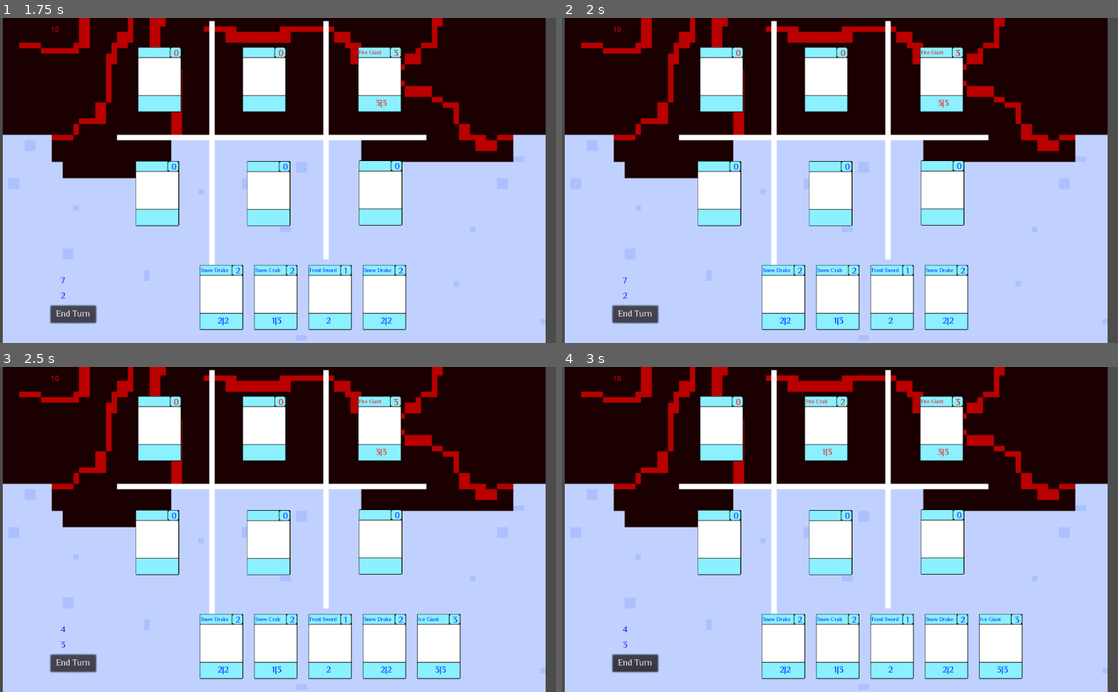
Above: before the commit, frames 1-4 (two rows, left to right).
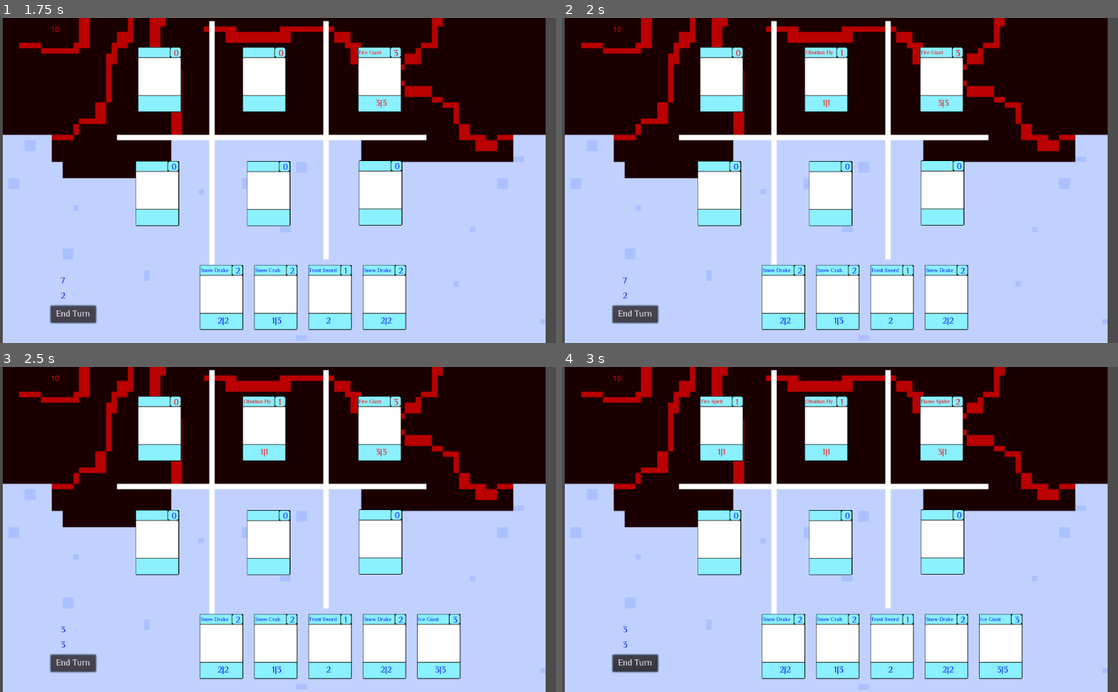
Above: after the commit, the same moments.

Repository: the-alex-g/Frost
Game: Godot game, scene res://Battlefield/Main.tscn
Same seed, same stepped clock (60 frames per second), same inputs: the game is played once before the commit and once after it.
Inputs (mouse positions are in pixels of both pictures, inside the frame that each line leads up to):
- Up to frame 1 (1.75 s): click "End Turn" at 0.5 s; click "End Turn" at 1.25 s
- Up to frame 2 (2 s): no input
- Up to frame 3 (2.5 s): click "End Turn" at 2 s
- Up to frame 4 (3 s): tap Enter at 2.75 s; move the mouse to (717, 542) at 2.77 s; click (717, 542) at 2.92 s

Frame 1 is identical in both runs. In frame 2, less than 0.1% of the frame differs, in the area x 43-51%, y 9-28%; in frame 3, less than 0.1%; in frame 4, 0.2%, in the area x 10-72%, y 9-82%.

Commit message:
Remove enemy enchantments

Diff:
--- a/Project/Battlefield/Battlefield.gd
+++ b/Project/Battlefield/Battlefield.gd
@@ -29,37 +29,37 @@
 
 func _on_Main_selected_card(card):
 	if lastpressed == 1:
-		if not card["enchantment"]:
+		if card["type"] != "enchantment":
 			card1.damage = card["damage"]
 			card1.health = card["health"]
 			card1.cardname = card["name"]
 			card1.cost = card["cost"]
 			emit_signal("used")
-		elif card["enchantment"] and card1.cardname != "":
+		elif card["type"] == "enchantment" and card1.cardname != "":
 			card1.health += card["health"]
 			card1.damage += card["health"]
 			emit_signal("used")
 		card1.generate_text()
 	elif lastpressed == 2:
-		if not card["enchantment"]:
+		if card["type"] != "enchantment":
 			card2.damage = card["damage"]
 			card2.health = card["health"]
 			card2.cardname = card["name"]
 			card2.cost = card["cost"]
 			emit_signal("used")
-		elif card["enchantment"] and card2.cardname != "":
+		elif card["type"] == "enchantment" and card2.cardname != "":
 			card2.health += card["health"]
 			card2.damage += card["damage"]
 			emit_signal("used")
 		card2.generate_text()
 	elif lastpressed == 3:
-		if not card["enchantment"]:
+		if card["type"] != "enchantment":
 			card3.damage = card["damage"]
 			card3.health = card["health"]
 			card3.cardname = card["name"]
 			card3.cost = card["cost"]
 			emit_signal("used")
-		elif card["enchantment"] and card3.cardname != "":
+		elif card["type"] == "enchantment" and card3.cardname != "":
 			card3.health += card["health"]
 			card3.damage += card["damage"]
 			emit_signal("used")
@@ -109,7 +109,7 @@
 	var played1:bool = false
 	var played2:bool = false
 	var played3:bool = false
-	if not card["enchantment"]:
+	if card["type"] != "enchantment":
 		if choice == 1:
 			played1 = c1p1(card)
 			played2 = c1p2(card)
@@ -126,21 +126,6 @@
 				gen2(card)
 			elif choice2 == 3:
 				gen3(card)
-	elif card["enchantment"]:
-		var slot1:bool = true if enemy1.cardname != "" else false
-		var slot2:bool = true if enemy2.cardname != "" else false
-		var slot3:bool = true if enemy3.cardname != "" else false
-		if slot1 and slot2 and slot3:
-			var choice2:int = int(round(rand_range(1,3)))
-			if choice2 == 1:
-				enemy1.health += card["health"]
-				enemy1.damage += card["damage"]
-			elif choice2 == 2:
-				enemy2.health += card["health"]
-				enemy2.damage += card["damage"]
-			elif choice2 == 3:
-				enemy3.damage += card["damage"]
-				enemy3.health += card["health"]
 
 func c1p1(card):
 	if card1.damage < card2.damage and card1.damage < card3.damage:
--- a/Project/Battlefield/Main.gd
+++ b/Project/Battlefield/Main.gd
@@ -11,6 +11,7 @@
 signal player_turn
 signal enemy_played(card)
 signal enemy_turn
+signal card_not_played(card)
 signal cards_died(number)
 
 func _on_Player_selected(card, index2):
@@ -45,3 +46,6 @@
 
 func _on_Battlefield_used():
 	emit_signal("used", index)
+
+func _on_Battlefield_not_used(card):
+	emit_signal("card_not_played", card)
--- a/Project/Battlefield/Main.tscn
+++ b/Project/Battlefield/Main.tscn
@@ -14,6 +14,7 @@
 
 [node name="Enemy" parent="." instance=ExtResource( 4 )]
 [connection signal="attack" from="." to="Battlefield" method="_on_Main_attack"]
+[connection signal="card_not_played" from="." to="Enemy" method="_on_Main_card_not_played"]
 [connection signal="cards_died" from="." to="Enemy" method="_on_Main_cards_died"]
 [connection signal="damage_done_to_enemy" from="." to="Enemy" method="_on_Main_damage_done_to_enemy"]
 [connection signal="damage_done_to_player" from="." to="Player" method="_on_Main_damage_done_to_player"]
--- a/Project/Enemy/Enemy.gd
+++ b/Project/Enemy/Enemy.gd
@@ -12,9 +12,9 @@
 var type
 var cards_in_hand:Array = []
 var deck:Array = [
-	{"name":"Flame Sword", "enchantment":true, "damage":2, "cost":1, "health":0, "number":3}, {"name":"Fire Spirit", "enchantment":false, "damage":1, "health":1, "cost":1, "number":3},
-	{"name":"Flame Wall", "enchantment":true, "damage":0, "health":2, "cost":1, "number":3}, {"name":"Fire Crab", "enchantment":false, "damage":1, "health":3, "cost":2, "number":2},
-	{"name":"Fire Drake", "enchantment":false, "damage":2, "health":2, "cost":2, "number":2}, {"name":"Fire Giant", "enchantment":false, "damage":3, "health":3, "cost":3, "number":1}
+	{"name":"Obsidian Fly", "type":"creature", "damage":1, "cost":1, "health":1, "number":3}, {"name":"Fire Spirit", "type":"creature", "damage":1, "health":1, "cost":1, "number":3},
+	{"name":"Magma Ooze", "type":"creature", "damage":2, "health":1, "cost":1, "number":3}, {"name":"Flame Spider", "type":"creature", "damage":3, "health":1, "cost":2, "number":2},
+	{"name":"Fire Drake", "type":"creature", "damage":2, "health":2, "cost":2, "number":2}, {"name":"Fire Giant", "type":"creature", "damage":3, "health":3, "cost":3, "number":1}
 ]
 signal played(card)
 signal turn_over
@@ -125,3 +125,6 @@
 
 func _on_Main_cards_died(number):
 	total -= number
+
+func _on_Main_card_not_played(card):
+	cards_in_hand.append(card)
--- a/Project/Player/Player.gd
+++ b/Project/Player/Player.gd
@@ -13,9 +13,9 @@
 var turn:int = 1
 var mana:int = 1
 var deck:Array = [
-	{"name":"Frost Sword", "enchantment":true, "damage":2, "cost":1, "health":0, "number":3}, {"name":"Frost Spirit", "enchantment":false, "damage":1, "health":1, "cost":1, "number":3},
-	{"name":"Ice Shield","enchantment":true, "damage":0, "health":2, "cost":1, "number":3}, {"name":"Snow Crab", "enchantment":false, "damage":1, "health":3, "cost":2, "number":2},
-	{"name":"Snow Drake", "enchantment":false, "damage":2, "health":2, "cost":2, "number":2}, {"name":"Ice Giant", "enchantment":false, "damage":3, "health":3, "cost":3, "number":1}
+	{"name":"Frost Sword", "type":"enchantment", "damage":2, "cost":1, "health":0, "number":3}, {"name":"Frost Spirit", "type":"creature", "damage":1, "health":1, "cost":1, "number":3},
+	{"name":"Ice Shield","type":"enchantment", "damage":0, "health":2, "cost":1, "number":3}, {"name":"Snow Crab", "type":"creature", "damage":1, "health":3, "cost":2, "number":2},
+	{"name":"Snow Drake", "type":"creature", "damage":2, "health":2, "cost":2, "number":2}, {"name":"Ice Giant", "type":"creature", "damage":3, "health":3, "cost":3, "number":1}
 ]
 signal selected(card, index)
 signal used(index)
